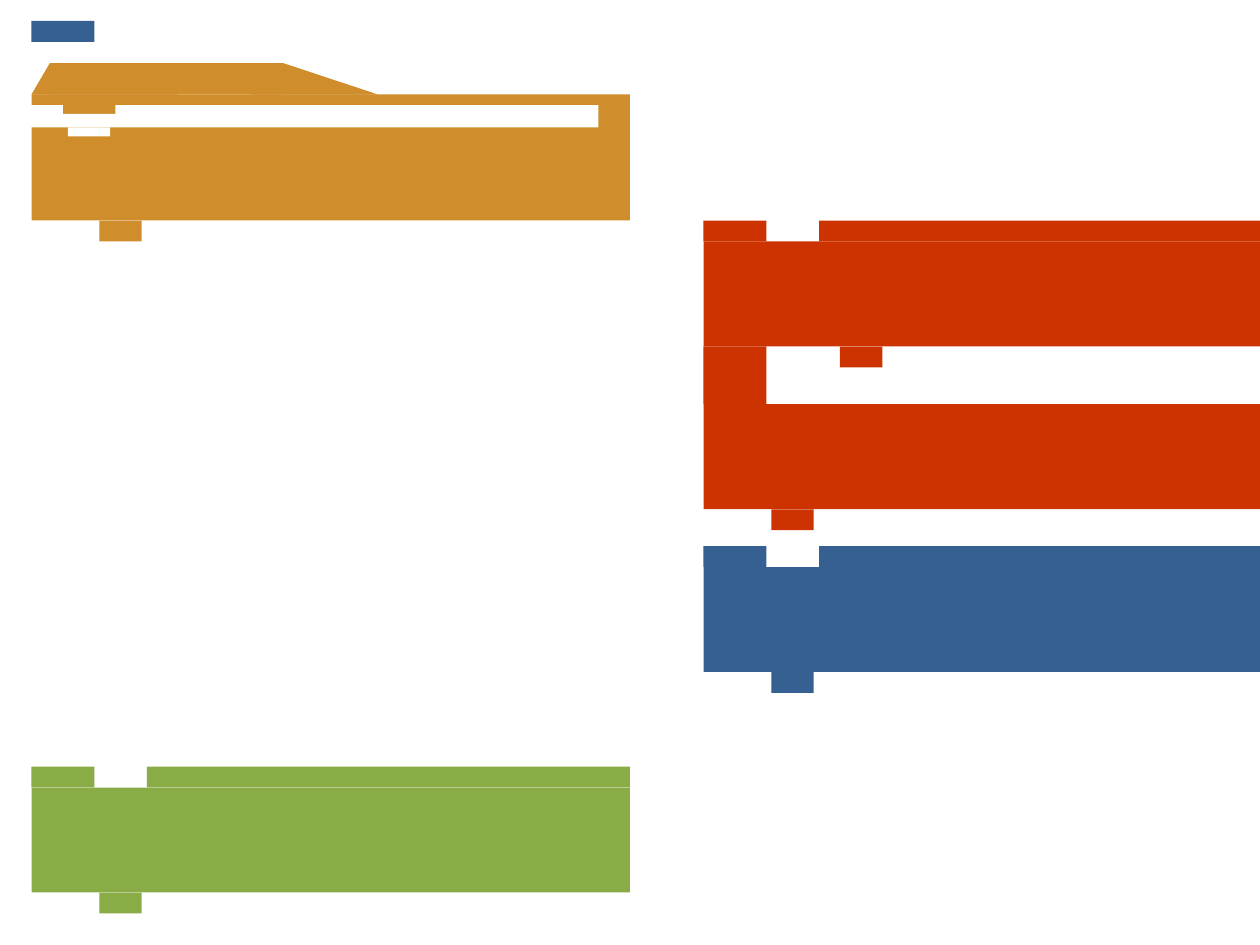
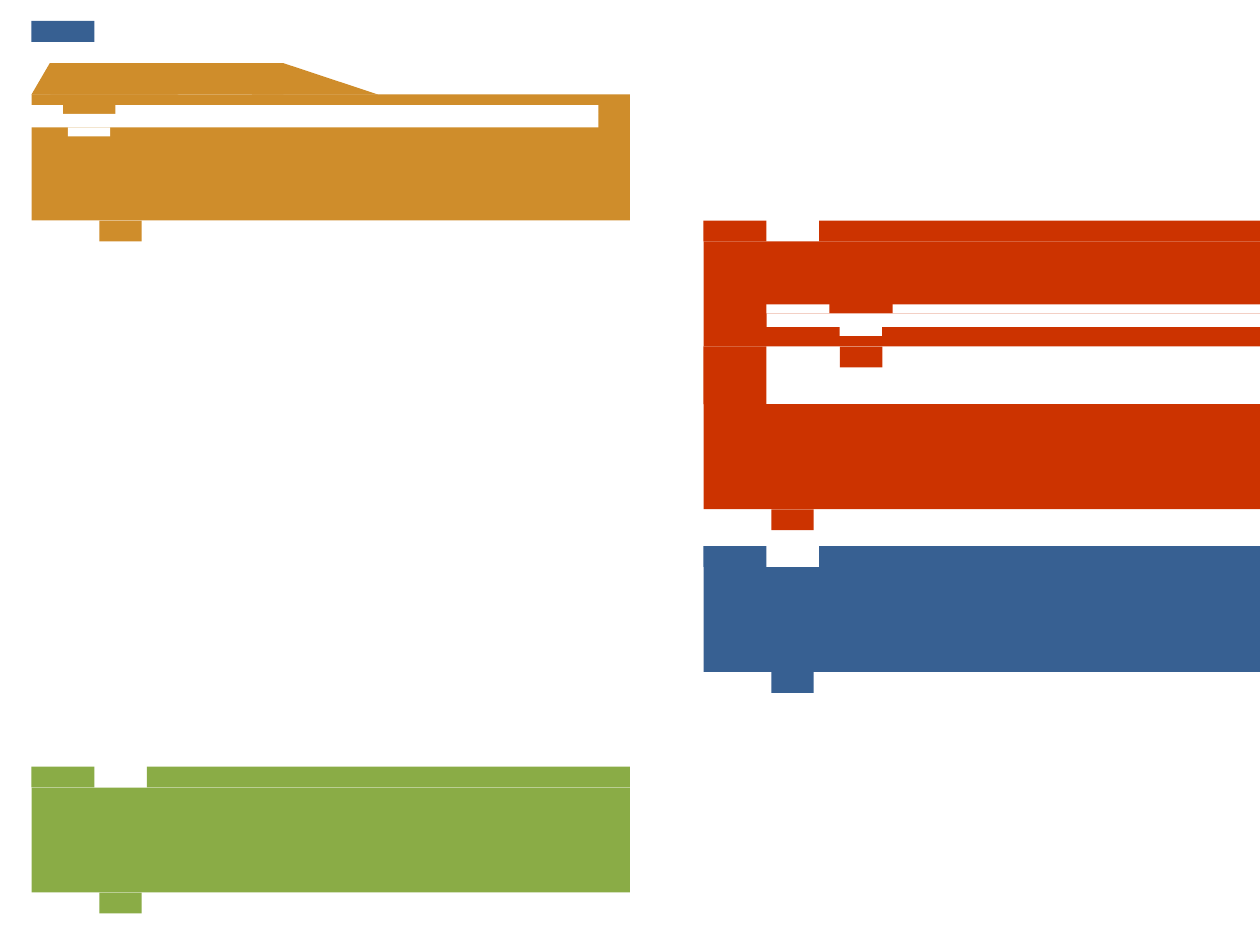
Before and after one commit to karmakomik/programming-tutoring-env, a slide deck: slide 18 of HMSWebTest-Pen/Assets/Images/hmsgraphics.pptx (slide 17 before the commit). Drawn at 1260x945 pixels with LibreOffice and Linux fonts; fonts in the diff are those of the drawing. Boxes give left, top, right and bottom in pixels: in the first picture for what was removed or moved away, otherwise in the second. Text is boxed around its words. In the diff, an @@ line names an element or a change of style, - is before the commit and + after.

```diff
--- a/HMSWebTest-Pen/Assets/Images/hmsgraphics.pptx
+++ b/HMSWebTest-Pen/Assets/Images/hmsgraphics.pptx
@@ group added at [766, 305, 1260, 336]: 4 rectangles @@
```
Also in this commit, not shown: 1 slide added, 14 other files.
